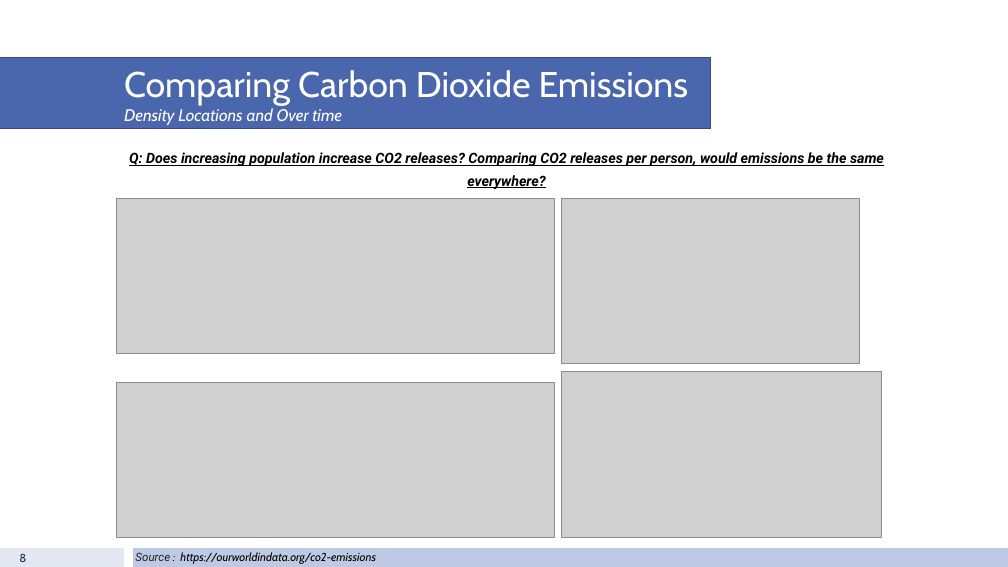
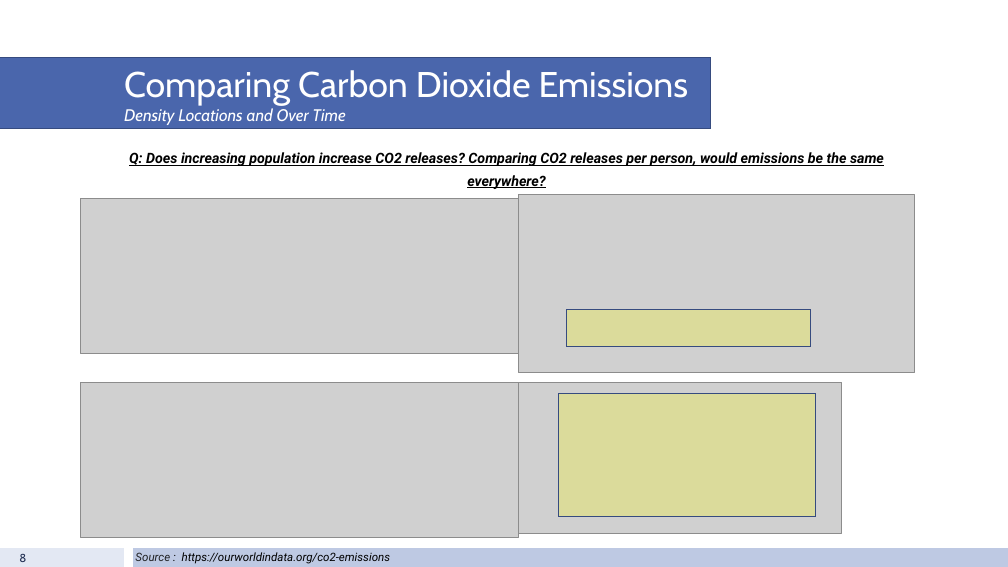
Before and after one commit to fiyang89/project-1-group-8, a slide deck: slide 8 of Population.pptx. Drawn at 1008x567 pixels with LibreOffice and Linux fonts; fonts in the diff are those of the drawing; grey boxes stand for pictures. Boxes give left, top, right and bottom in pixels: in the first picture for what was removed or moved away, otherwise in the second. Text is boxed around its words. In the diff, an @@ line names an element or a change of style, - is before the commit and + after.

```diff
--- a/Population.pptx
+++ b/Population.pptx
@@ title at box(124, 70, 689, 125): text changed @@
-Comparing Carbon Dioxide Emissions
-Density Locations and Over time
+Comparing Carbon Dioxide Emissions
+Density Locations and Over Time
@@ picture: place and size @@
-picture at box(116, 199, 554, 354)
+picture at box(81, 199, 519, 354)
@@ picture: place and size @@
-picture at box(562, 199, 861, 364)
+picture at box(519, 194, 915, 373)
@@ rectangle added at box(566, 309, 810, 346), fill #FFFF00 at 25% opacity, outline #374B7F 1 pt @@
@@ picture: place and size @@
-picture at box(116, 383, 554, 538)
+picture at box(81, 383, 519, 538)
@@ picture: place and size @@
-picture at box(562, 371, 882, 538)
+picture at box(519, 383, 842, 534)
@@ rectangle added at box(559, 393, 816, 516), fill #FFFF00 at 25% opacity, outline #374B7F 1 pt @@
@@ text "Source : https://ourworldindata.org/co2-emissions" at box(135, 552, 391, 564): font Cabin to Roboto in ": https://ourworldindata.org/co2-emissions" @@
```
Also in this commit, not shown: 8 other slides changed, 3 slides added, 2 slides removed.
